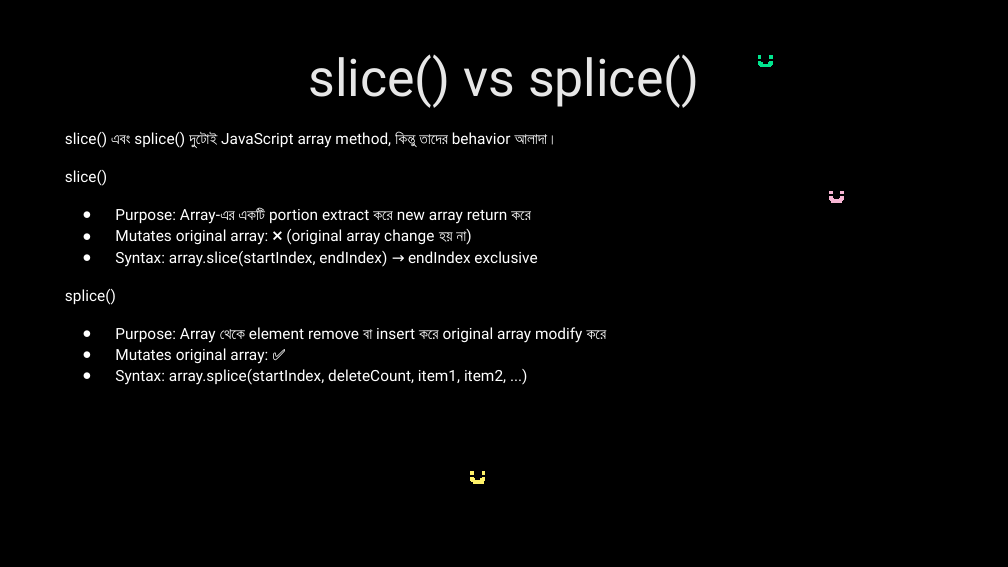
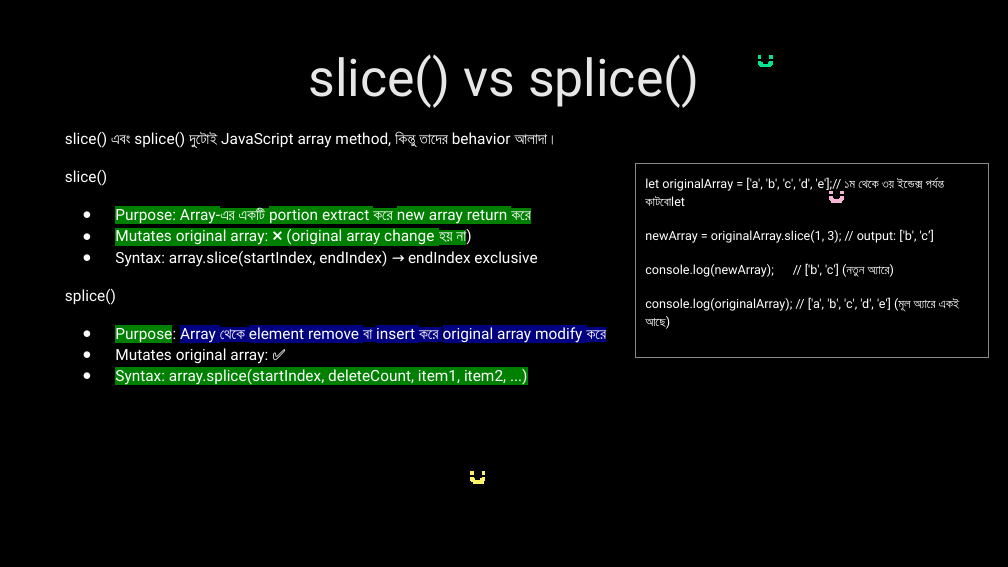
Before and after one commit to nabila-nuzhat/class-js, a slide deck: slide 47 of Interview Question JavaScript_HIGHLIGHTED.pptx. Drawn at 1008x567 pixels with LibreOffice and Linux fonts; fonts in the diff are those of the drawing. Boxes give left, top, right and bottom in pixels: in the first picture for what was removed or moved away, otherwise in the second. Text is boxed around its words. In the diff, an @@ line names an element or a change of style, - is before the commit and + after.

Commit message:
array method updated

```diff
--- a/Interview Question JavaScript_HIGHLIGHTED.pptx
+++ b/Interview Question JavaScript_HIGHLIGHTED.pptx
@@ rectangle added at <box>635,163,989,357</box>, outline #898989 0.75 pt, 9 pt, text #FFFFFF @@
+let originalArray = ['a', 'b', 'c', 'd', 'e'];// ১ম থেকে ৩য় ইন্ডেক্স পর্যন্ত কাটবোlet
+newArray = originalArray.slice(1, 3); // output: ['b', 'c’]
+console.log(newArray); // ['b', 'c'] (নতুন অ্যারে)
+console.log(originalArray); // ['a', 'b', 'c', 'd', 'e'] (মূল অ্যারে একই আছে)
@@ text at <box>115,207,606,386</box>: highlight none to #008000 in "Purpose: Array-এর একটি portion extract করে new ...", "Mutates original array: ❌ (original array change ...", "Purpose:", "Syntax: array.splice(startIndex, deleteCount, item1, item2,  ..."; highlight none to #000080 in "Array থেকে element remove বা insert করে ..." @@
```
Also in this commit, not shown: 2 other files.
